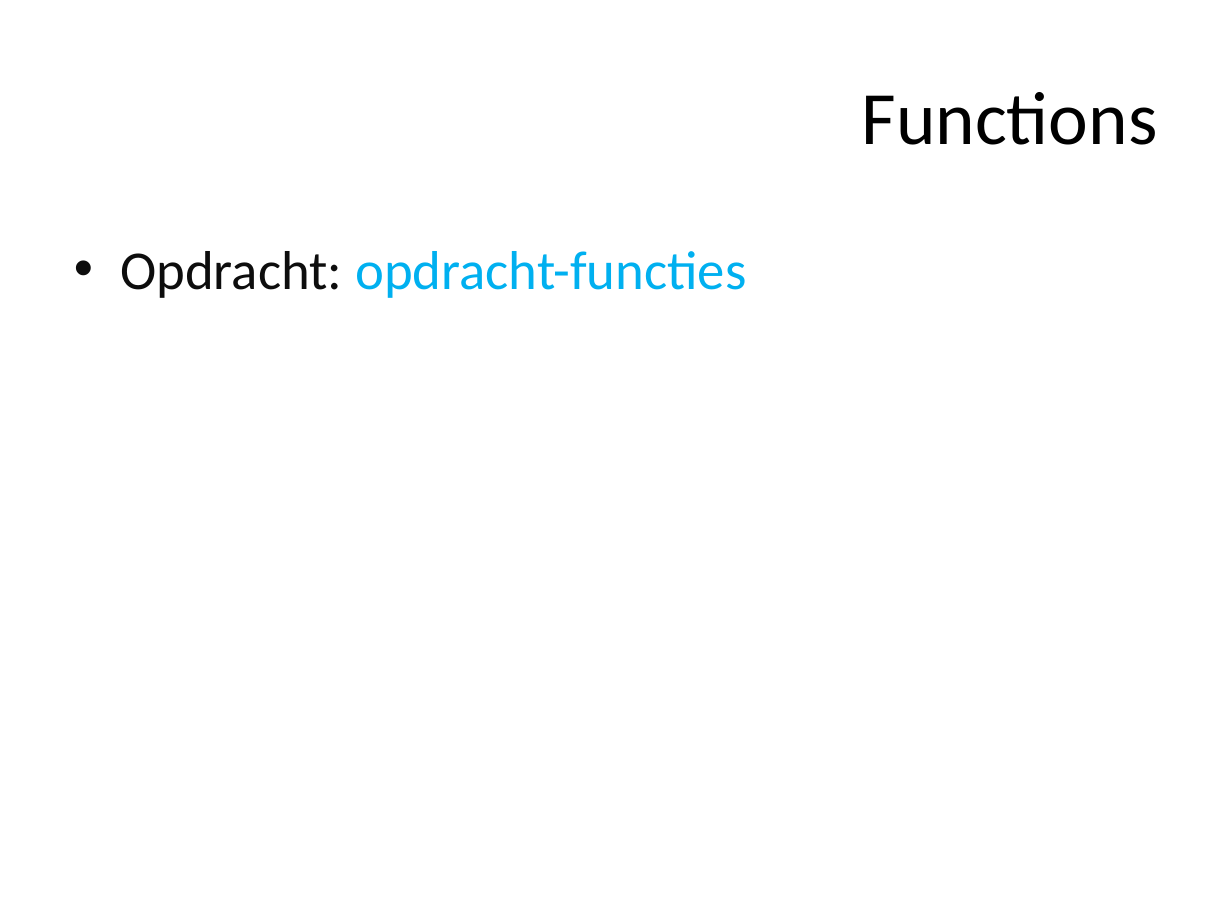
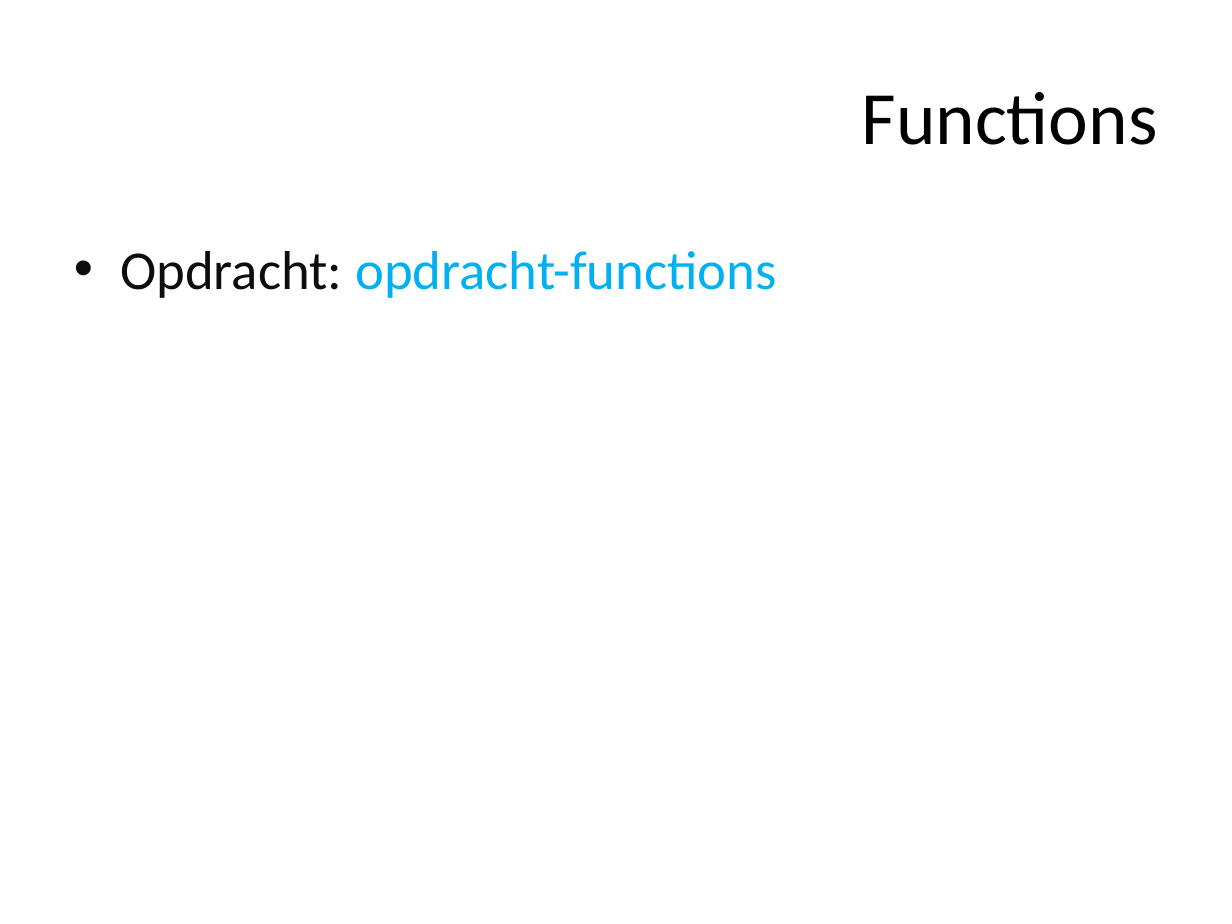
Before and after one commit to ajkea/web-backend-1, a slide deck: slide 77 of public/cursus/web-backend-cursus.pptx. Drawn at 1232x924 pixels with LibreOffice and Linux fonts; fonts in the diff are those of the drawing. Boxes give left, top, right and bottom in pixels: in the first picture for what was removed or moved away, otherwise in the second. Text is boxed around its words. In the diff, an @@ line names an element or a change of style, - is before the commit and + after.

Commit message:
Change opdracht functions name

```diff
--- a/public/cursus/web-backend-cursus.pptx
+++ b/public/cursus/web-backend-cursus.pptx
@@ text at (120, 251, 777, 298): text changed @@
-• Opdracht: opdracht-functies
+• Opdracht: opdracht-functions
```
Also in this commit, not shown: 2 other slides changed, 7 other files.
